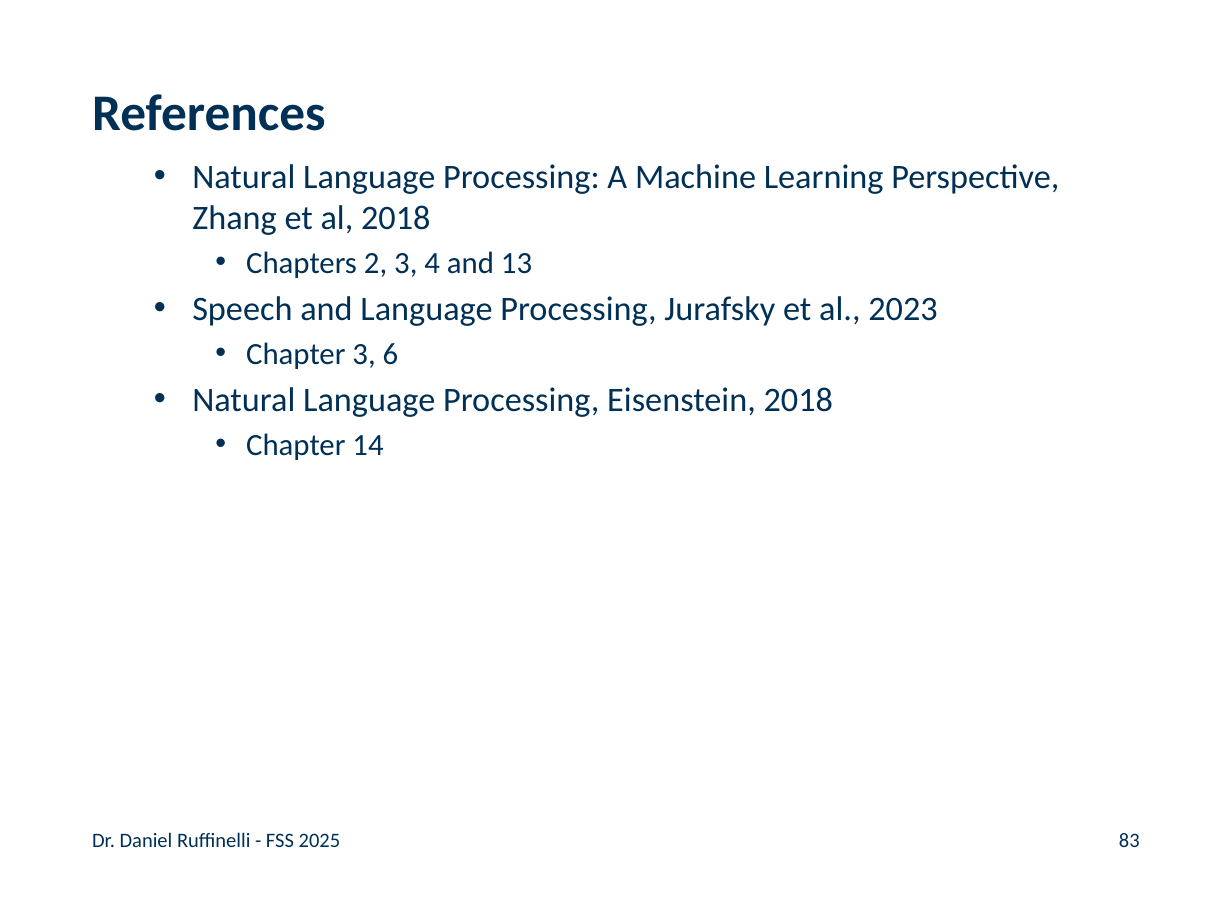
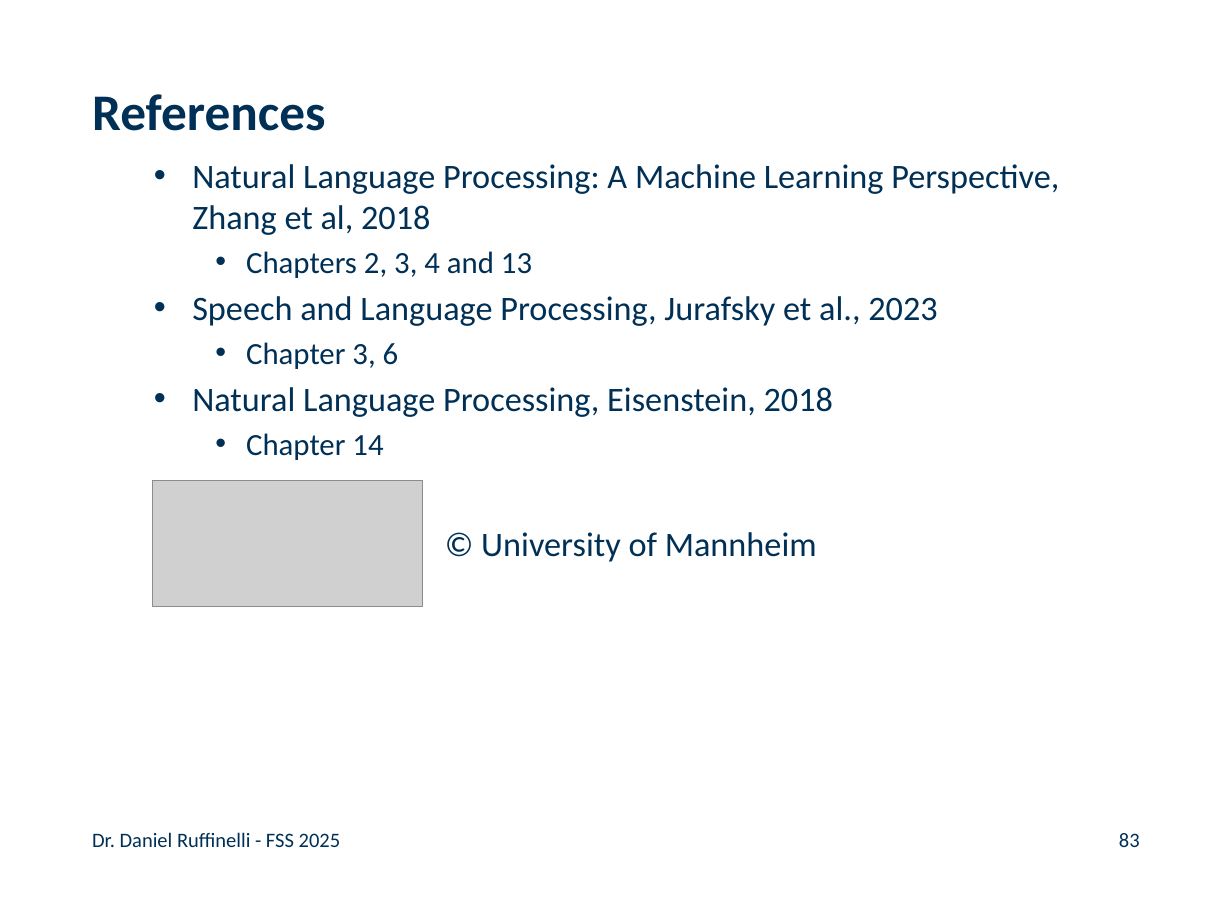
Before and after one commit to rufex2001/teaching_llms, a slide deck: slide 83 of lectures/02_ml_dl_word_embeddings/02_ml_dl_word_embeddings.pptx. Drawn at 1232x924 pixels with LibreOffice and Linux fonts; fonts in the diff are those of the drawing; grey boxes stand for pictures; background and template pictures are left out. Boxes give left, top, right and bottom in pixels: in the first picture for what was removed or moved away, otherwise in the second. Text is boxed around its words. In the diff, an @@ line names an element or a change of style, - is before the commit and + after.

```diff
--- a/lectures/02_ml_dl_word_embeddings/02_ml_dl_word_embeddings.pptx
+++ b/lectures/02_ml_dl_word_embeddings/02_ml_dl_word_embeddings.pptx
@@ picture added at [153,480,423,606] @@
@@ text at [481,532,817,562]: paragraph added @@
+  © University of Mannheim
```
Also in this commit, not shown: 19 other files.
